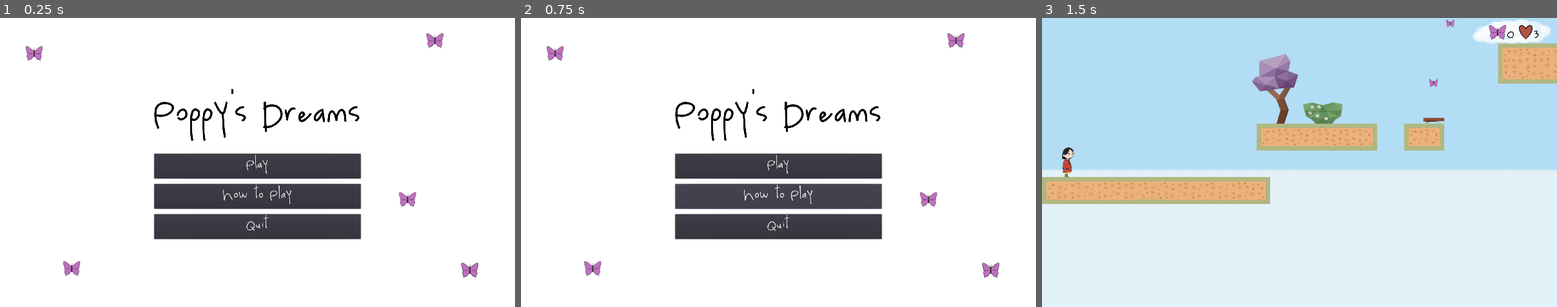
Above: before the commit, frames 1-3 (left to right).
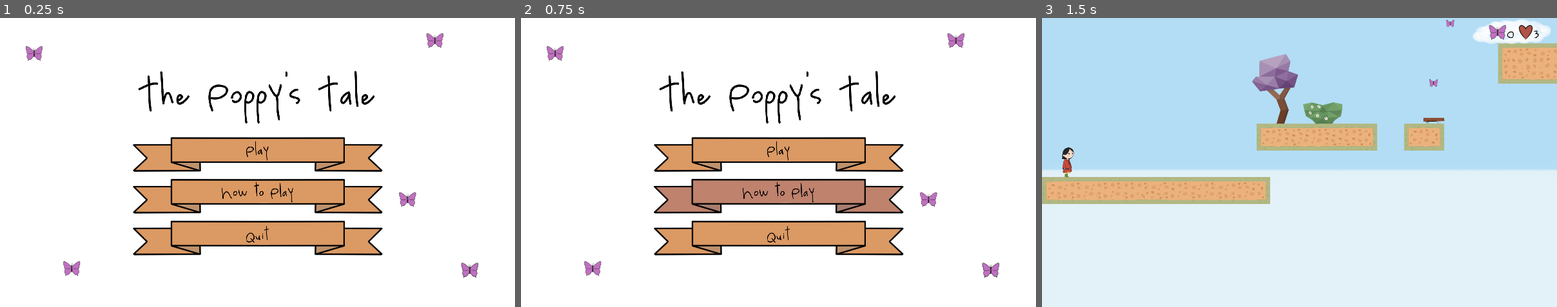
Above: after the commit, the same moments.

Repository: frasza/The-Poppy-s-Tale
Game: Godot game, scene res://src/scenes/Start.tscn
Two runs of this game, one before a commit and one after it. Both use one fixed random seed, a clock stepped at 60 frames per second and the inputs below.
Inputs:
- Up to frame 1 (0.25 s): no input
- Up to frame 2 (0.75 s): click "How to Play" at 0.5 s
- Up to frame 3 (1.5 s): click "Play" at 1.25 s

The runs differ from the first frame. In frame 1, 19% of the frame differs, in the area x 25-75%, y 18-83%; in frame 2, 19%; in frame 3, nothing differs.

Commit message:
Add custom UI buttons

Diff:
--- a/src/scenes/GameOver.tscn
+++ b/src/scenes/GameOver.tscn
@@ -1,16 +1,23 @@
-[gd_scene load_steps=7 format=2]
+[gd_scene load_steps=11 format=2]
 
 [ext_resource path="res://src/assets/Fonts/Luna.ttf" type="DynamicFontData" id=1]
 [ext_resource path="res://src/assets/GUI/Butterfly_UI.png" type="Texture" id=2]
 [ext_resource path="res://src/scripts/GameOver.gd" type="Script" id=3]
 [ext_resource path="res://src/assets/SFX/horror-go.ogg" type="AudioStream" id=4]
+[ext_resource path="res://src/assets/GUI/Buttons/Normal_button.png" type="Texture" id=5]
+[ext_resource path="res://src/assets/GUI/Buttons/Click_button.png" type="Texture" id=6]
+[ext_resource path="res://src/assets/GUI/Buttons/Hover_button.png" type="Texture" id=7]
 
 [sub_resource type="DynamicFont" id=1]
 size = 128
 font_data = ExtResource( 1 )
 
 [sub_resource type="DynamicFont" id=2]
-size = 48
+size = 50
+font_data = ExtResource( 1 )
+
+[sub_resource type="DynamicFont" id=3]
+size = 50
 font_data = ExtResource( 1 )
 
 [node name="GameOver" type="Control"]
@@ -33,10 +40,10 @@
 anchor_top = 0.5
 anchor_right = 0.5
 anchor_bottom = 0.5
-margin_left = -300.5
-margin_top = -229.0
-margin_right = 300.5
-margin_bottom = 229.0
+margin_left = -470.0
+margin_top = -272.0
+margin_right = 470.0
+margin_bottom = 272.0
 custom_constants/separation = 20
 alignment = 1
 __meta__ = {
@@ -44,28 +51,60 @@
 }
 
 [node name="GameOverLabel" type="Label" parent="ColorRect/VBoxContainer"]
-margin_right = 601.0
+margin_right = 940.0
 margin_bottom = 232.0
 custom_fonts/font = SubResource( 1 )
 custom_colors/font_color = Color( 0, 0, 0, 1 )
 text = "Game Over"
 align = 1
 
-[node name="PlayAgainButton" type="Button" parent="ColorRect/VBoxContainer"]
+[node name="PlayAgainButton" type="TextureButton" parent="ColorRect/VBoxContainer"]
 margin_top = 252.0
-margin_right = 601.0
-margin_bottom = 345.0
+margin_right = 940.0
+margin_bottom = 388.0
+texture_normal = ExtResource( 5 )
+texture_pressed = ExtResource( 6 )
+texture_hover = ExtResource( 6 )
+
+[node name="Label" type="Label" parent="ColorRect/VBoxContainer/PlayAgainButton"]
+anchor_left = 0.5
+anchor_top = 0.5
+anchor_right = 0.5
+anchor_bottom = 0.5
+margin_left = -114.0
+margin_top = -53.0
+margin_right = 114.0
+margin_bottom = 38.0
 custom_fonts/font = SubResource( 2 )
-custom_colors/font_color_disabled = Color( 0, 0, 0, 1 )
-text = "Play Again"
+custom_colors/font_color = Color( 0, 0, 0, 1 )
+text = "Play Again!"
+__meta__ = {
+"_edit_use_anchors_": false
+}
 
-[node name="QuitButton" type="Button" parent="ColorRect/VBoxContainer"]
-margin_top = 365.0
-margin_right = 601.0
-margin_bottom = 458.0
-custom_fonts/font = SubResource( 2 )
-custom_colors/font_color_disabled = Color( 0, 0, 0, 1 )
+[node name="QuitButton" type="TextureButton" parent="ColorRect/VBoxContainer"]
+margin_top = 408.0
+margin_right = 940.0
+margin_bottom = 544.0
+texture_normal = ExtResource( 5 )
+texture_pressed = ExtResource( 6 )
+texture_hover = ExtResource( 7 )
+
+[node name="Label" type="Label" parent="ColorRect/VBoxContainer/QuitButton"]
+anchor_left = 0.5
+anchor_top = 0.5
+anchor_right = 0.5
+anchor_bottom = 0.5
+margin_left = -43.5
+margin_top = -53.0
+margin_right = 43.5
+margin_bottom = 38.0
+custom_fonts/font = SubResource( 3 )
+custom_colors/font_color = Color( 0, 0, 0, 1 )
 text = "Quit"
+__meta__ = {
+"_edit_use_anchors_": false
+}
 
 [node name="Butterflies" type="Node" parent="."]
 
--- a/src/scenes/Start.tscn
+++ b/src/scenes/Start.tscn
@@ -1,15 +1,18 @@
-[gd_scene load_steps=6 format=2]
+[gd_scene load_steps=9 format=2]
 
 [ext_resource path="res://src/assets/Fonts/Luna.ttf" type="DynamicFontData" id=1]
 [ext_resource path="res://src/assets/GUI/Butterfly_UI.png" type="Texture" id=2]
 [ext_resource path="res://src/scripts/Start.gd" type="Script" id=3]
+[ext_resource path="res://src/assets/GUI/Buttons/Hover_button.png" type="Texture" id=4]
+[ext_resource path="res://src/assets/GUI/Buttons/Normal_button.png" type="Texture" id=5]
+[ext_resource path="res://src/assets/GUI/Buttons/Click_button.png" type="Texture" id=6]
 
 [sub_resource type="DynamicFont" id=1]
 size = 128
 font_data = ExtResource( 1 )
 
 [sub_resource type="DynamicFont" id=2]
-size = 48
+size = 50
 font_data = ExtResource( 1 )
 
 [node name="Start" type="Control"]
@@ -27,50 +30,102 @@
 "_edit_use_anchors_": false
 }
 
-[node name="VBoxContainer" type="VBoxContainer" parent="ColorRect"]
+[node name="VBoxContainer" type="VBoxContainer" parent="."]
 anchor_left = 0.5
 anchor_top = 0.5
 anchor_right = 0.5
 anchor_bottom = 0.5
-margin_left = -385.0
-margin_top = -285.5
-margin_right = 385.0
-margin_bottom = 285.5
+margin_left = -470.0
+margin_top = -350.0
+margin_right = 470.0
+margin_bottom = 350.0
 custom_constants/separation = 20
 __meta__ = {
 "_edit_use_anchors_": false
 }
 
-[node name="Poppy\'s Dreams" type="Label" parent="ColorRect/VBoxContainer"]
-margin_right = 770.0
+[node name="TitleLabel" type="Label" parent="VBoxContainer"]
+margin_right = 940.0
 margin_bottom = 232.0
 custom_fonts/font = SubResource( 1 )
 custom_colors/font_color = Color( 0, 0, 0, 1 )
-text = "Poppy's Dreams"
+text = "The Poppy's Tale"
+align = 1
 
-[node name="PlayButton" type="Button" parent="ColorRect/VBoxContainer"]
+[node name="PlayButton" type="TextureButton" parent="VBoxContainer"]
 margin_top = 252.0
-margin_right = 770.0
-margin_bottom = 345.0
+margin_right = 940.0
+margin_bottom = 388.0
+texture_normal = ExtResource( 5 )
+texture_pressed = ExtResource( 6 )
+texture_hover = ExtResource( 4 )
+
+[node name="Label" type="Label" parent="VBoxContainer/PlayButton"]
+anchor_left = 0.5
+anchor_top = 0.5
+anchor_right = 0.5
+anchor_bottom = 0.5
+margin_left = -42.5
+margin_top = -53.0
+margin_right = 42.5
+margin_bottom = 38.0
 custom_fonts/font = SubResource( 2 )
-custom_colors/font_color_disabled = Color( 0, 0, 0, 1 )
+custom_colors/font_color = Color( 0, 0, 0, 1 )
 text = "Play"
+align = 1
+__meta__ = {
+"_edit_use_anchors_": false
+}
 
-[node name="HowToPlayButton" type="Button" parent="ColorRect/VBoxContainer"]
-margin_top = 365.0
-margin_right = 770.0
-margin_bottom = 458.0
+[node name="HowToPlayButton" type="TextureButton" parent="VBoxContainer"]
+margin_top = 408.0
+margin_right = 940.0
+margin_bottom = 544.0
+texture_normal = ExtResource( 5 )
+texture_pressed = ExtResource( 6 )
+texture_hover = ExtResource( 4 )
+
+[node name="Label" type="Label" parent="VBoxContainer/HowToPlayButton"]
+anchor_left = 0.5
+anchor_top = 0.5
+anchor_right = 0.5
+anchor_bottom = 0.5
+margin_left = -134.5
+margin_top = -53.0
+margin_right = 134.5
+margin_bottom = 38.0
 custom_fonts/font = SubResource( 2 )
-custom_colors/font_color_disabled = Color( 0, 0, 0, 1 )
+custom_colors/font_color = Color( 0, 0, 0, 1 )
 text = "How to Play"
+align = 1
+__meta__ = {
+"_edit_use_anchors_": false
+}
 
-[node name="QuitButton" type="Button" parent="ColorRect/VBoxContainer"]
-margin_top = 478.0
-margin_right = 770.0
-margin_bottom = 571.0
+[node name="QuitButton" type="TextureButton" parent="VBoxContainer"]
+margin_top = 564.0
+margin_right = 940.0
+margin_bottom = 700.0
+texture_normal = ExtResource( 5 )
+texture_pressed = ExtResource( 6 )
+texture_hover = ExtResource( 4 )
+
+[node name="Label" type="Label" parent="VBoxContainer/QuitButton"]
+anchor_left = 0.5
+anchor_top = 0.5
+anchor_right = 0.5
+anchor_bottom = 0.5
+margin_left = -43.5
+margin_top = -45.5
+margin_right = 43.5
+margin_bottom = 45.5
 custom_fonts/font = SubResource( 2 )
-custom_colors/font_color_disabled = Color( 0, 0, 0, 1 )
+custom_colors/font_color = Color( 0, 0, 0, 1 )
 text = "Quit"
+align = 1
+__meta__ = {
+"_edit_use_anchors_": false
+}
 
 [node name="Butterflies" type="Node" parent="."]
 
@@ -97,6 +152,6 @@
 [node name="Butterfly_UI6" type="Sprite" parent="Butterflies"]
 position = Vector2( 1751.02, 942.606 )
 texture = ExtResource( 2 )
-[connection signal="pressed" from="ColorRect/VBoxContainer/PlayButton" to="." method="_on_PlayButton_pressed"]
-[connection signal="pressed" from="ColorRect/VBoxContainer/HowToPlayButton" to="." method="_on_HowToPlayButton_pressed"]
-[connection signal="pressed" from="ColorRect/VBoxContainer/QuitButton" to="." method="_on_QuitButton_pressed"]
+[connection signal="pressed" from="VBoxContainer/PlayButton" to="." method="_on_PlayButton_pressed"]
+[connection signal="pressed" from="VBoxContainer/HowToPlayButton" to="." method="_on_HowToPlayButton_pressed"]
+[connection signal="pressed" from="VBoxContainer/QuitButton" to="." method="_on_QuitButton_pressed"]
Binary file added: src/assets/GUI/Buttons/Click_button.png
Not shown, added: src/assets/GUI/Buttons/Click_button.png.import
Binary file added: src/assets/GUI/Buttons/Hover_button.png
Not shown, added: src/assets/GUI/Buttons/Hover_button.png.import
Binary file added: src/assets/GUI/Buttons/Normal_button.png
Not shown, added: src/assets/GUI/Buttons/Normal_button.png.import
